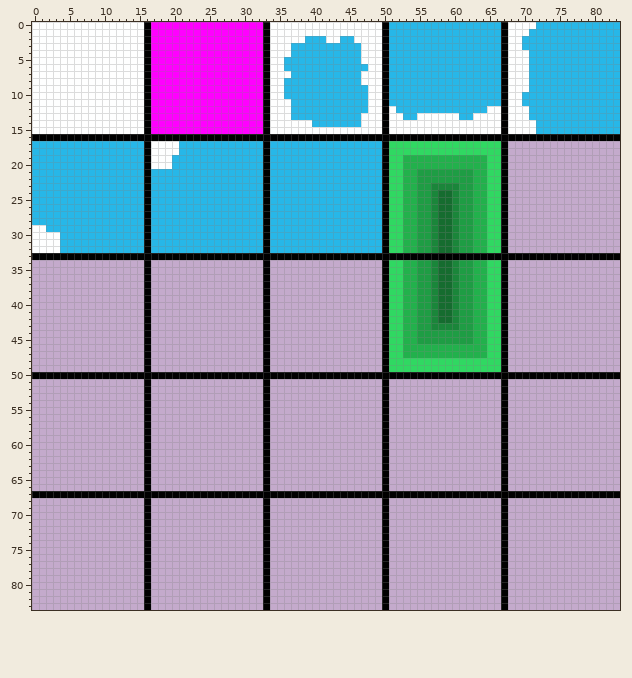
File history of a sprite sheet, Resources/SnowTileset.png. Above, as it was before the edit.
The file is 84x84 pixels. Colours within 5 levels of each other are drawn and written as one.
Now the later version:
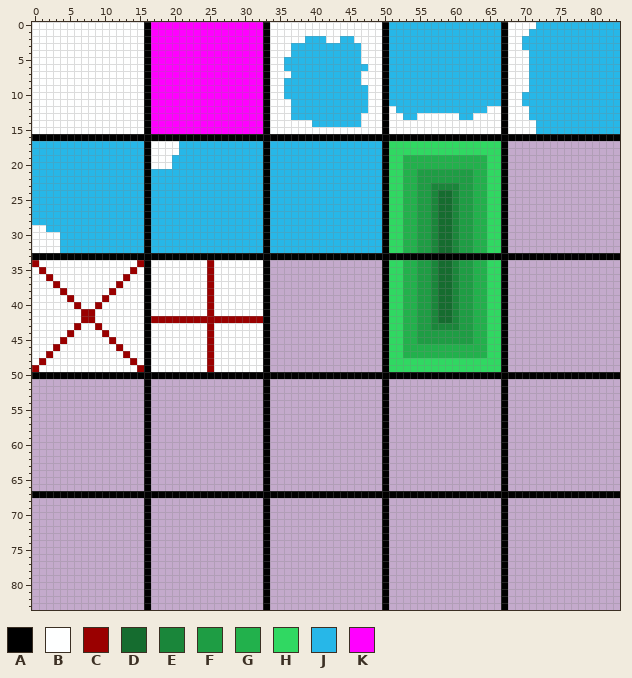
Palette (. is transparent): A #000000  B #feffff  C #9a0000  D #156c2f  E #1a863a  F #1e9d44  G #22b14c  H #30d862  J #27b7e8  K #ff00ff
Diff:
The author put colour B in row 34 at x 1 to 14, 17 to 24 and 26 to 32; in row 35 at x 0, 2 to 13, 15, 17 to 24 and 26 to 32; in row 36 at x 0 to 1, 3 to 12, 14 to 15, 17 to 24 and 26 to 32; in row 37 at x 0 to 2, 4 to 11, 13 to 15, 17 to 24 and 26 to 32; in row 38 at x 0 to 3, 5 to 10, 12 to 15, 17 to 24 and 26 to 32; in row 39 at x 0 to 4, 6 to 9, 11 to 15, 17 to 24 and 26 to 32.
The author put colour B in row 40 at x 0 to 5, 7 to 8, 10 to 15, 17 to 24 and 26 to 32; in row 41 at x 0 to 6, 9 to 15, 17 to 24 and 26 to 32; in row 42 at x 0 to 6 and 9 to 15; in row 43 at x 0 to 5, 7 to 8, 10 to 15, 17 to 24 and 26 to 32; in row 44 at x 0 to 4, 6 to 9, 11 to 15, 17 to 24 and 26 to 32; in row 45 at x 0 to 3, 5 to 10, 12 to 15, 17 to 24 and 26 to 32.
The author put colour B in row 46 at x 0 to 2, 4 to 11, 13 to 15, 17 to 24 and 26 to 32; in row 47 at x 0 to 1, 3 to 12, 14 to 15, 17 to 24 and 26 to 32; in row 48 at x 0, 2 to 13, 15, 17 to 24 and 26 to 32; in row 49 at x 1 to 14, 17 to 24 and 26 to 32.
The author put colour C in row 34 at x 0, 15 and 25; in row 35 at x 1, 14 and 25; in row 36 at x 2, 13 and 25; in row 37 at x 3, 12 and 25; in row 38 at x 4, 11 and 25; in row 39 at x 5, 10 and 25.
The author put colour C in row 40 at x 6, 9 and 25; in row 41 at x 7 to 8 and 25; in row 42 at x 7 to 8 and 17 to 32; in row 43 at x 6, 9 and 25; in row 44 at x 5, 10 and 25; in row 45 at x 4, 11 and 25.
The author put colour C in row 46 at x 3, 12 and 25; in row 47 at x 2, 13 and 25; in row 48 at x 1, 14 and 25; in row 49 at x 0, 15 and 25.
Pixel boxes of the changes (left, top, right, bottom) in both pictures:
added: (32, 260, 263, 372)
